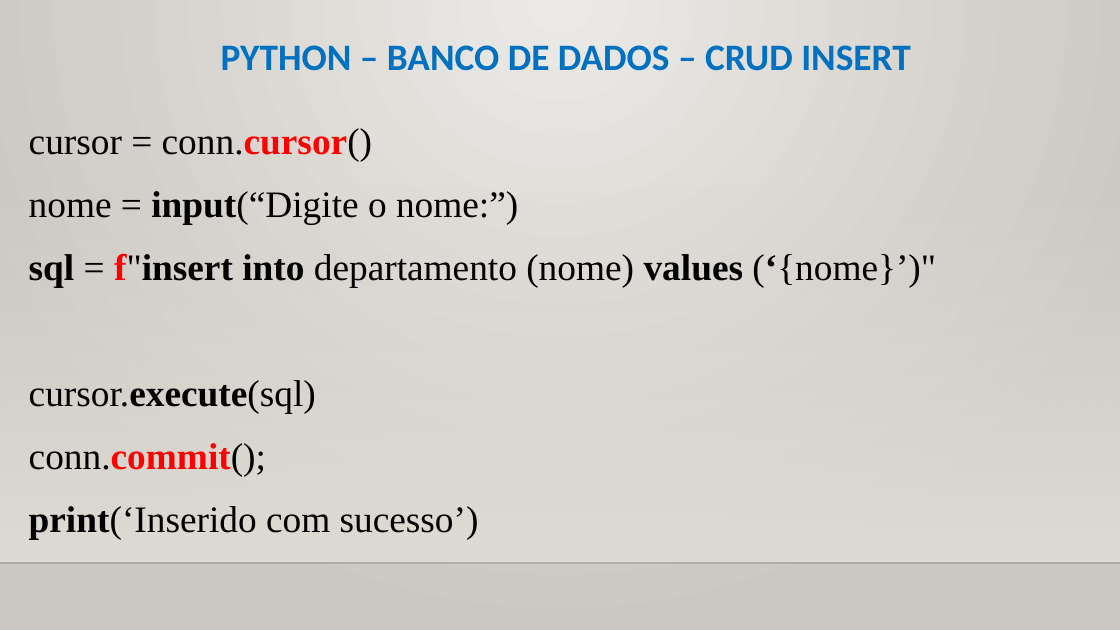
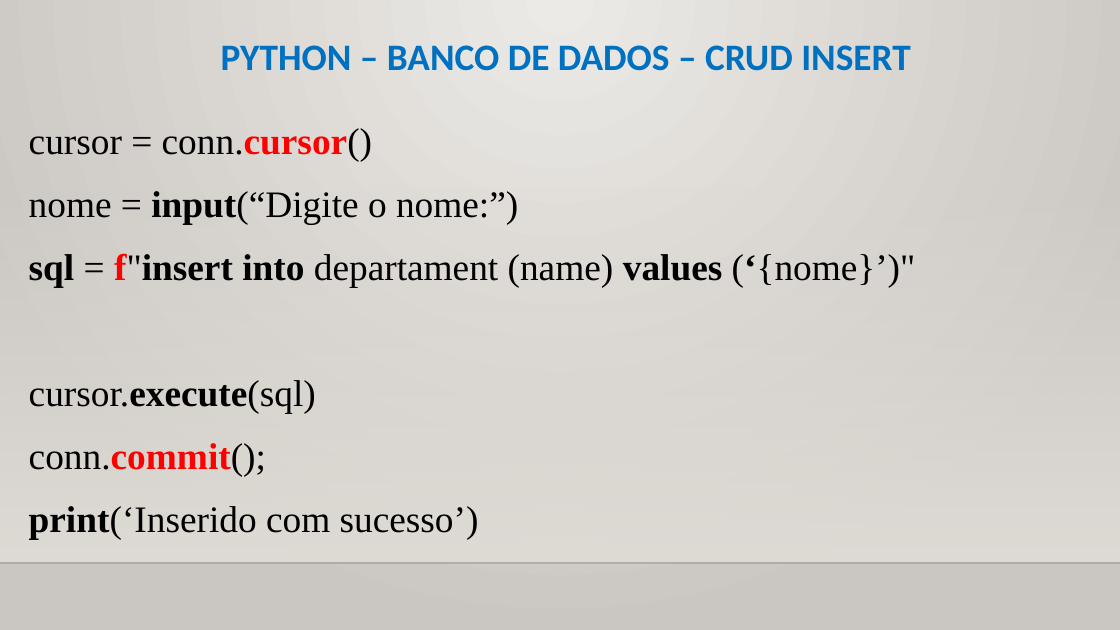
Before and after one commit to CloudEducationBrazil/WydenUniRuyPythonRAD, a slide deck: slide 8 of 01 Classes/Aula 12, 13 RAD Python - Banco de Dados.pptx (slide 9 before the commit). Drawn at 1120x630 pixels with LibreOffice and Linux fonts; fonts in the diff are those of the drawing; background and template pictures are left out. Boxes give left, top, right and bottom in pixels: in the first picture for what was removed or moved away, otherwise in the second. Text is boxed around its words. In the diff, an @@ line names an element or a change of style, - is before the commit and + after.

```diff
--- a/01 Classes/Aula 12, 13 RAD Python - Banco de Dados.pptx
+++ b/01 Classes/Aula 12, 13 RAD Python - Banco de Dados.pptx
@@ text at bbox=[29, 253, 916, 287]: text changed @@
-sql = f"insert into departamento (nome) values (‘{nome}’)"
+sql = f"insert into departament (name) values (‘{nome}’)"
```
Also in this commit, not shown: 4 other slides changed, 6 slides added.
